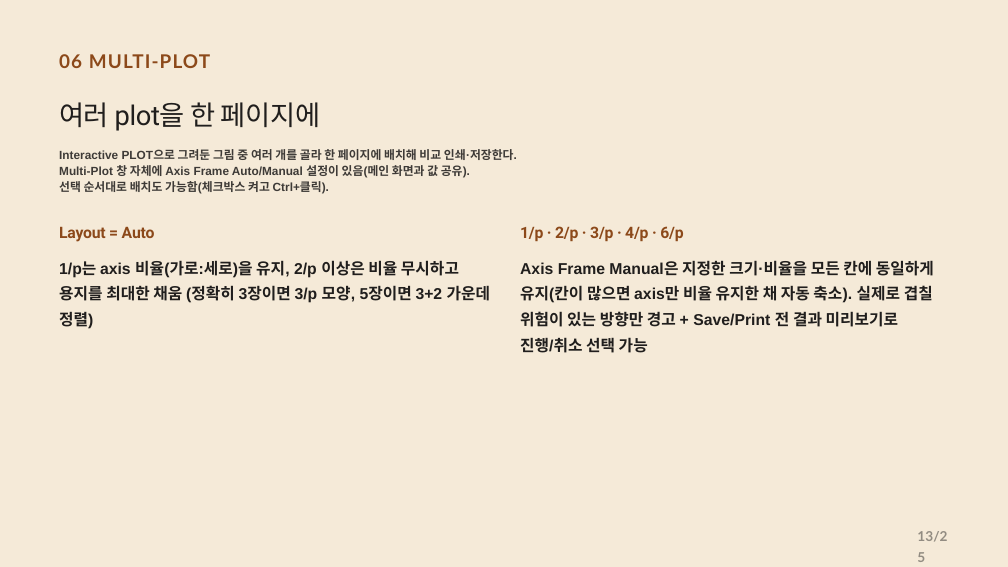
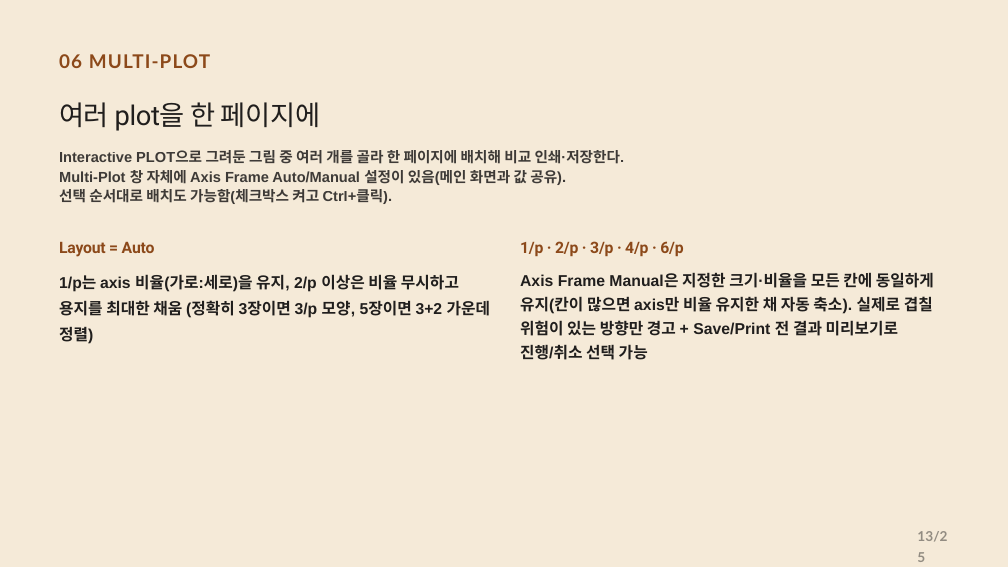
Before and after one commit to CWKIM113/CathPlot_Pub, a slide deck: slide 13 of CathPlot_발표.pptx. Drawn at 1008x567 pixels with LibreOffice and Linux fonts; fonts in the diff are those of the drawing. Boxes give left, top, right and bottom in pixels: in the first picture for what was removed or moved away, otherwise in the second. Text is boxed around its words. In the diff, an @@ line names an element or a change of style, - is before the commit and + after.

```diff
--- a/CathPlot_발표.pptx
+++ b/CathPlot_발표.pptx
@@ text "Interactive PLOT으로 그려둔 그림 중 ..." at (59, 150, 625, 204): size 16.9 to 20.9 pt @@
@@ 4 texts: place and size @@
-4 texts at (59, 226, 934, 353)
+4 texts at (59, 241, 934, 360)
@@ text "Axis Frame Manual은 지정한 크기·비율을 ..." at (520, 272, 934, 360): line spacing 1.37 to 1.27 @@
```
Also in this commit, not shown: 10 other slides changed.
